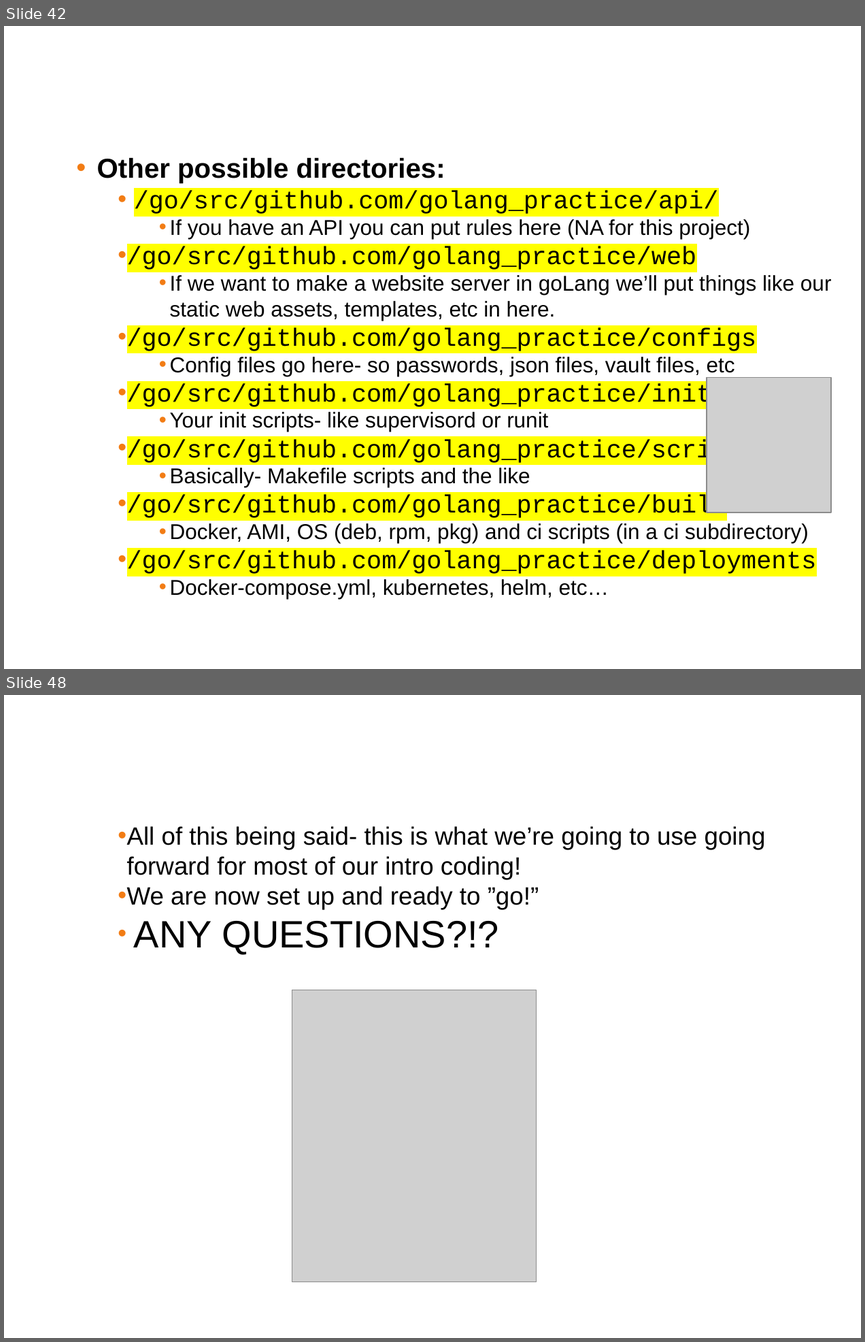
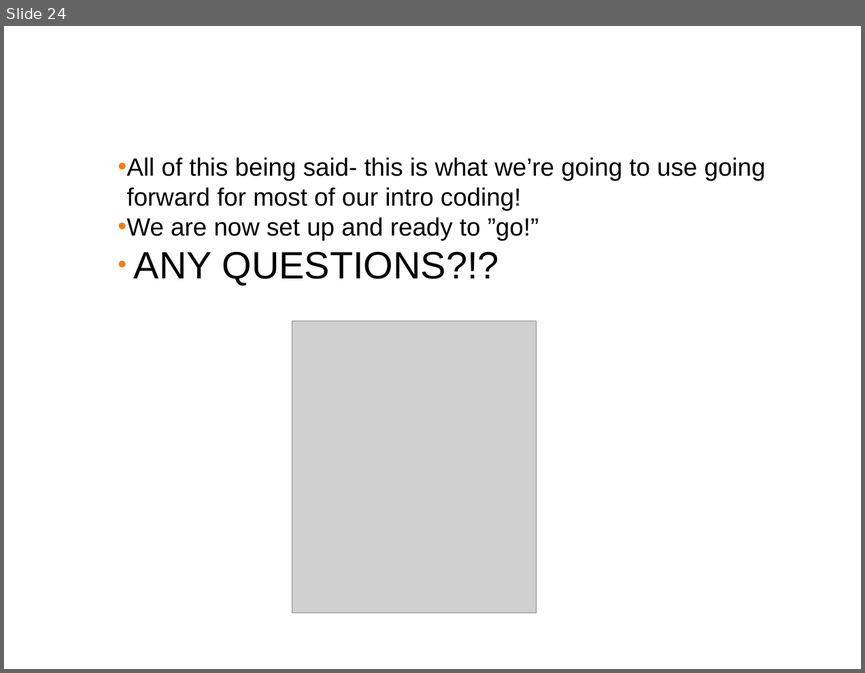
Before and after one commit to ferninphilly/golang_vmware, a slide deck: Module_Two/presentations/module_2_presentation.pptx. Shown one above the other, each under a label of ours: slides 42 and 48 before the commit, slide 24 after it; the slides between them are not shown. The pictures are 865x1342 and 865x673 pixels, drawn with LibreOffice and Linux fonts; fonts in the diff are those of the drawing; grey boxes stand for pictures; background and template pictures are left out. Boxes give left, top, right and bottom in pixels: in the first picture for what was removed or moved away, otherwise in the second. Text is boxed around its words. In the diff, an @@ line names an element or a change of style, - is before the commit and + after.

```diff
--- a/Module_Two/presentations/module_2_presentation.pptx
+++ b/Module_Two/presentations/module_2_presentation.pptx
@@ slide 42 removed at box(4, 26, 861, 669), background #FFFFFF @@
@@ text removed at box(97, 158, 832, 599) @@
-  • Other possible directories:
-    • /go/src/github.com/golang_practice/api/
-      • If you have an API you can put rules here (NA for this project)
-    • /go/src/github.com/golang_practice/web
-      • If we want to make a website server in goLang we’ll put things like our static web assets, templates, etc in here.
-    • /go/src/github.com/golang_practice/configs
-      • Config files go here- so passwords, json files, vault files, etc
-    • /go/src/github.com/golang_practice/init
-      • Your init scripts- like supervisord or runit
-    • /go/src/github.com/golang_practice/scripts
-      • Basically- Makefile scripts and the like
-    • /go/src/github.com/golang_practice/build
-      • Docker, AMI, OS (deb, rpm, pkg) and ci scripts (in a ci subdirectory)
-    • /go/src/github.com/golang_practice/deployments
-      • Docker-compose.yml, kubernetes, helm, etc…
@@ picture removed at box(706, 378, 831, 512) @@
@@ title removed at box(127, 550, 817, 573) @@
-Golang Setup (follow along)
@@ what was slide 48 is now slide 24 @@
```
Also in this commit, not shown: 2 slides changed, 13 slides added, 36 other slides removed, 2 other files.
